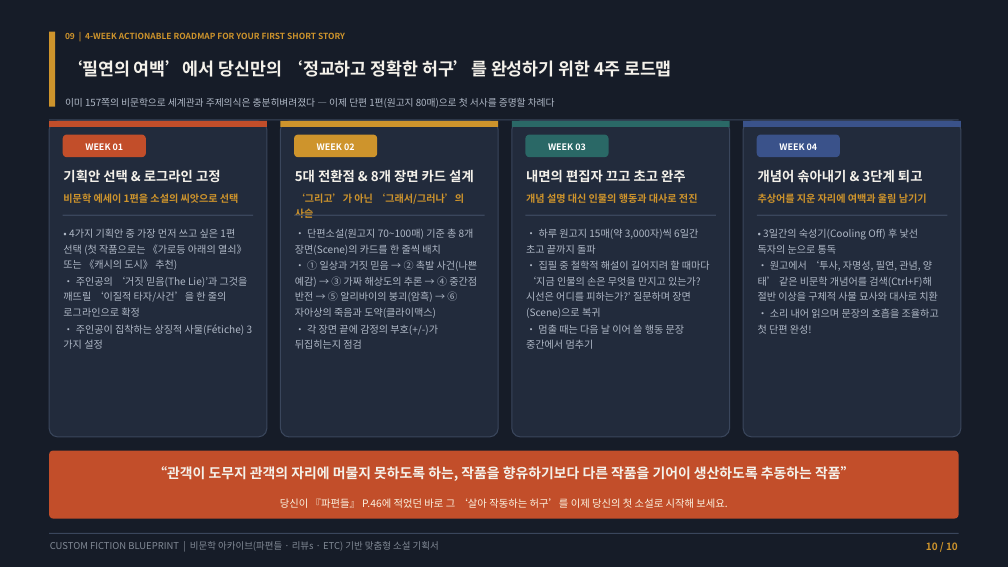
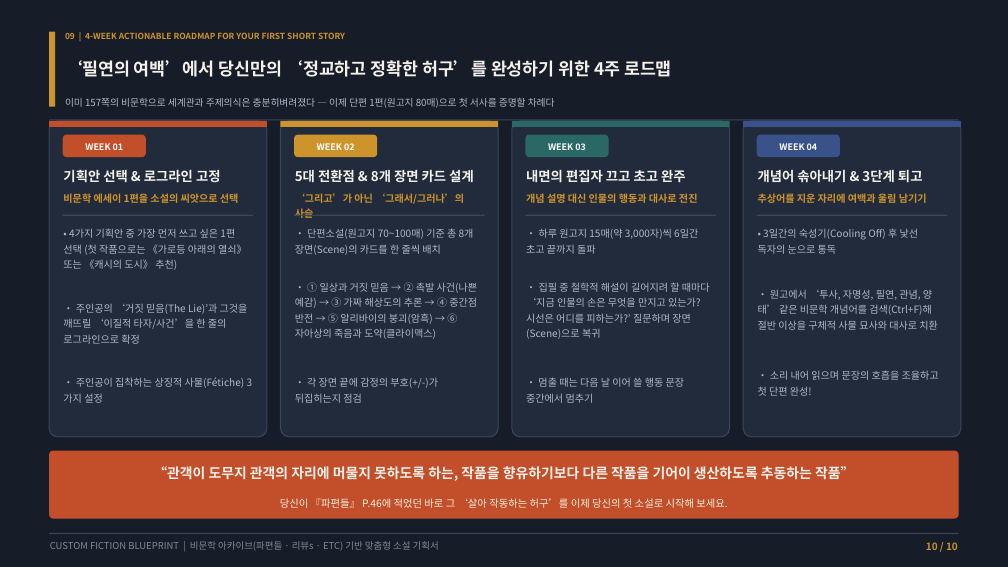
Before and after one commit to lietzsche/dev-lab, a slide deck: slide 10 of 맞춤형_소설기획_제안서.pptx. Drawn at 1008x567 pixels with LibreOffice and Linux fonts; fonts in the diff are those of the drawing. Boxes give left, top, right and bottom in pixels: in the first picture for what was removed or moved away, otherwise in the second. Text is boxed around its words. In the diff, an @@ line names an element or a change of style, - is before the commit and + after.

```diff
--- a/맞춤형_소설기획_제안서.pptx
+++ b/맞춤형_소설기획_제안서.pptx
@@ less space between paragraphs in 4 elements at bbox=[526, 282, 710, 339], bbox=[295, 282, 478, 339], bbox=[758, 290, 938, 330], bbox=[63, 304, 248, 344] @@
@@ text "• 주인공의 ‘거짓 믿음(The Lie)’과 ...": place and size @@
-text "• 주인공의 ‘거짓 믿음(The Lie)’과 ..." at bbox=[63, 228, 248, 349]
+text "• 주인공의 ‘거짓 믿음(The Lie)’과 ..." at bbox=[63, 304, 248, 344]
@@ text "• ① 일상과 거짓 믿음 ...": place and size @@
-text "• ① 일상과 거짓 믿음 ..." at bbox=[295, 228, 478, 349]
+text "• ① 일상과 거짓 믿음 ..." at bbox=[295, 282, 478, 339]
@@ text "• 집필 중 철학적 해설이 ...": place and size @@
-text "• 집필 중 철학적 해설이 ..." at bbox=[526, 229, 710, 349]
+text "• 집필 중 철학적 해설이 ..." at bbox=[526, 282, 710, 339]
@@ text "• 원고에서 ‘투사, 자명성, 필연, ...": place and size @@
-text "• 원고에서 ‘투사, 자명성, 필연, ..." at bbox=[758, 228, 939, 334]
+text "• 원고에서 ‘투사, 자명성, 필연, ..." at bbox=[758, 290, 938, 330]
@@ text at bbox=[76, 324, 245, 349]: paragraph removed @@
-• 주인공이 집착하는 상징적 사물(Fétiche) 3가지 설정
@@ text at bbox=[295, 325, 438, 349]: paragraph removed @@
-• 각 장면 끝에 감정의 부호(+/-)가 뒤집히는지 점검
@@ text at bbox=[526, 324, 685, 349]: paragraph removed @@
-• 멈출 때는 다음 날 이어 쓸 행동 문장 중간에서 멈추기
@@ text at bbox=[758, 308, 939, 334]: paragraph removed @@
-• 소리 내어 읽으며 문장의 호흡을 조율하고 첫 단편 완성!
@@ text added at bbox=[76, 377, 245, 403], 9.6 pt, text #AFB8C6 @@
+• 주인공이 집착하는 상징적 사물(Fétiche) 3가지 설정
@@ text added at bbox=[295, 378, 438, 403], 9.6 pt, text #AFB8C6 @@
+• 각 장면 끝에 감정의 부호(+/-)가 뒤집히는지 점검
@@ text added at bbox=[526, 377, 685, 403], 9.6 pt, text #AFB8C6 @@
+• 멈출 때는 다음 날 이어 쓸 행동 문장 중간에서 멈추기
@@ text added at bbox=[758, 370, 939, 396], 9.6 pt, text #AFB8C6 @@
+• 소리 내어 읽으며 문장의 호흡을 조율하고 첫 단편 완성!
```
Also in this commit, not shown: 4 other slides changed, 8 other files.
